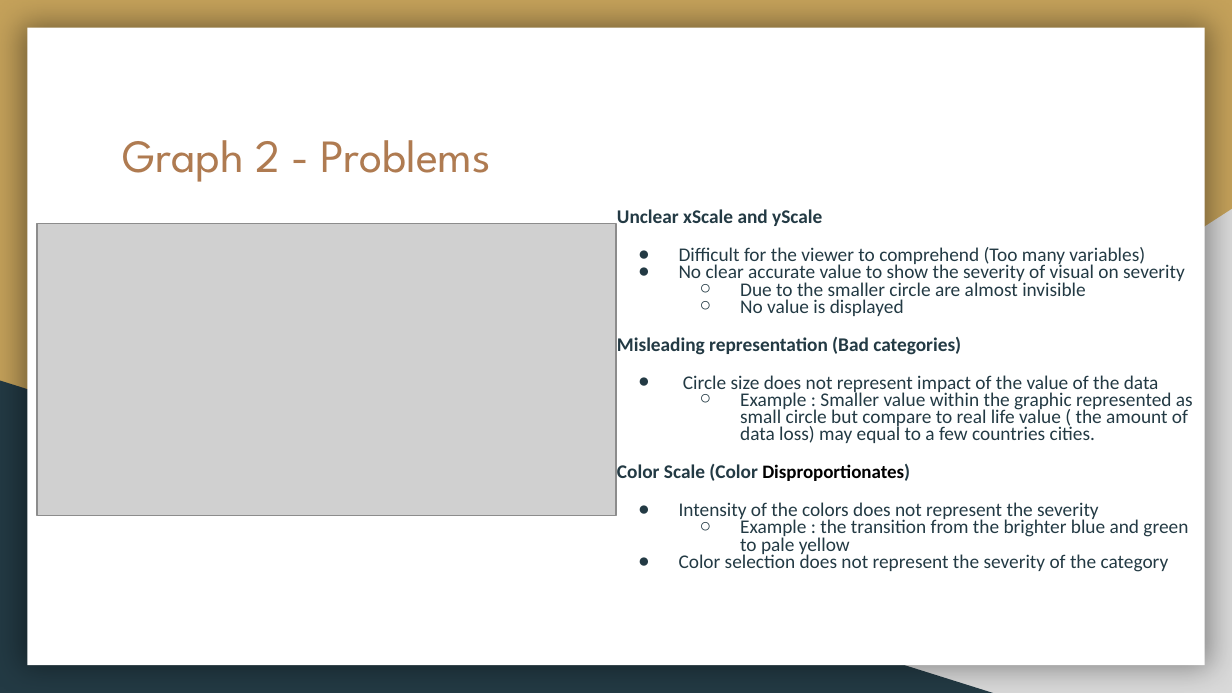
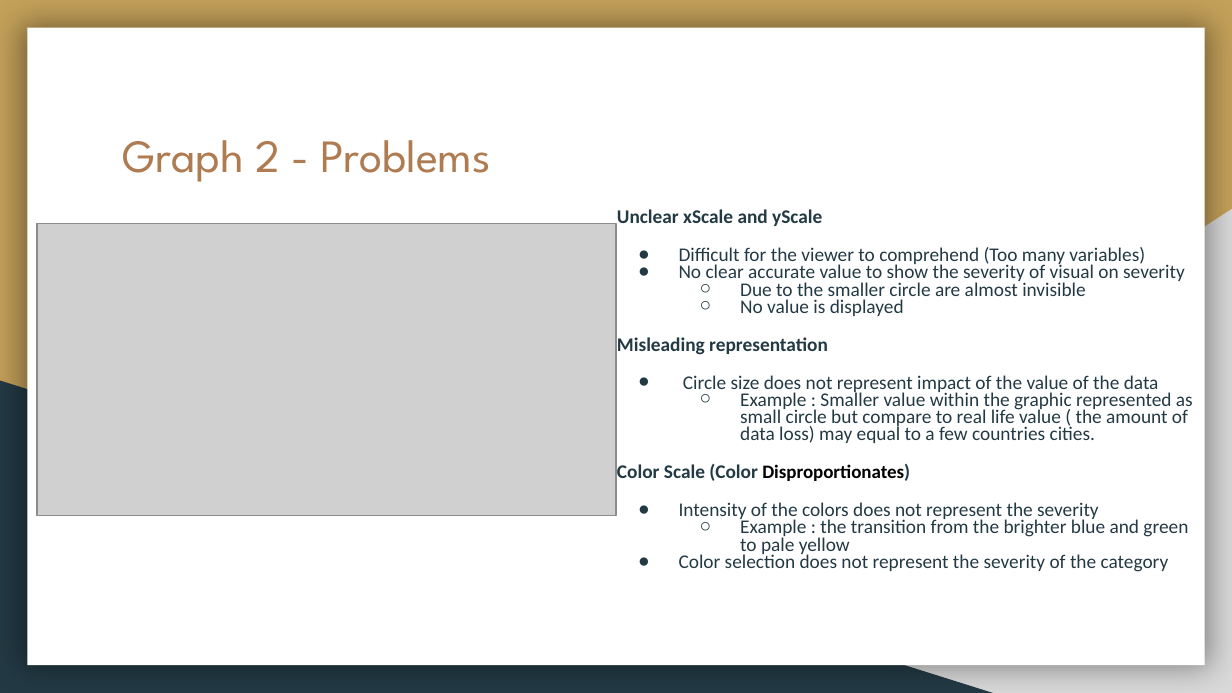
Before and after one commit to cht39482/CSC3007-project, a slide deck: slide 6 of CSC3007 Milestone 1.pptx. Drawn at 1232x693 pixels with LibreOffice and Linux fonts; fonts in the diff are those of the drawing; grey boxes stand for pictures. Boxes give left, top, right and bottom in pixels: in the first picture for what was removed or moved away, otherwise in the second. Text is boxed around its words. In the diff, an @@ line names an element or a change of style, - is before the commit and + after.

```diff
--- a/CSC3007 Milestone 1.pptx
+++ b/CSC3007 Milestone 1.pptx
@@ text at [617, 337, 828, 355]: text changed @@
-Misleading representation (Bad categories)
+Misleading representation
```
Also in this commit, not shown: 2 other slides changed, 1 slide added, 1 slide removed.
